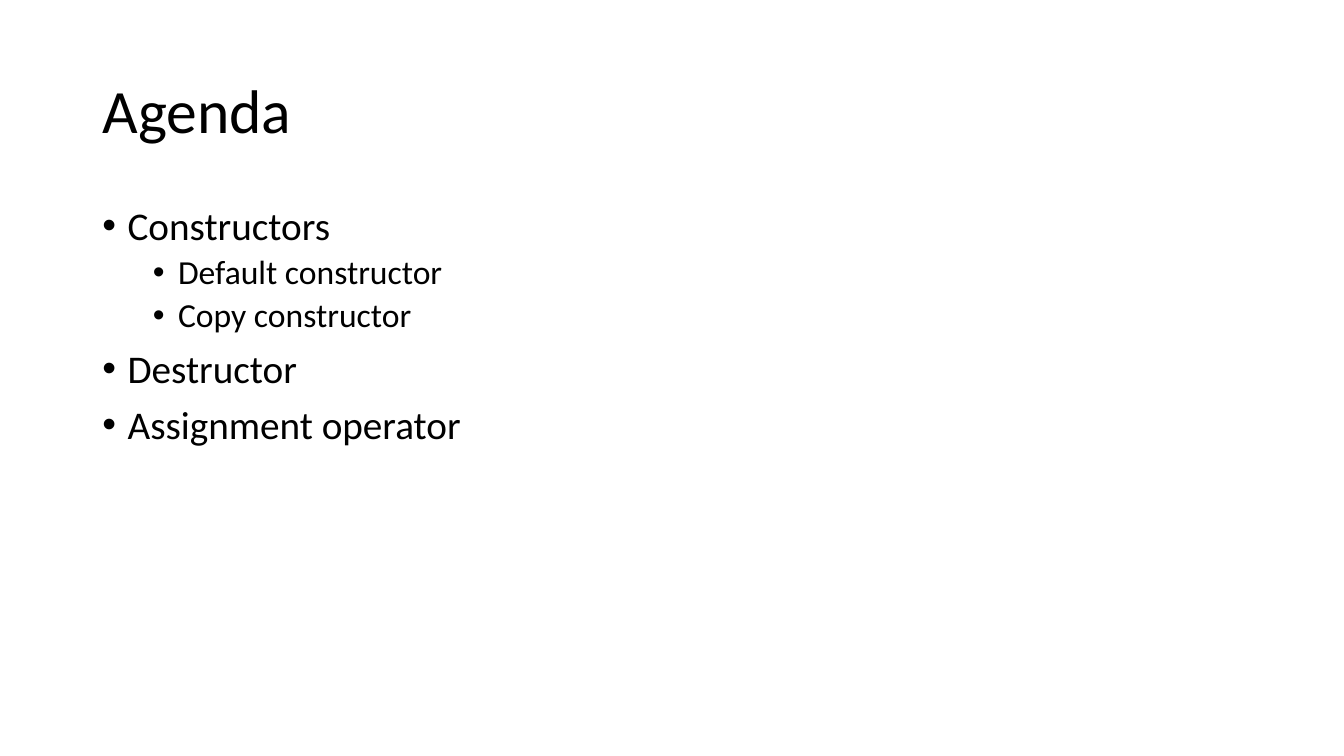
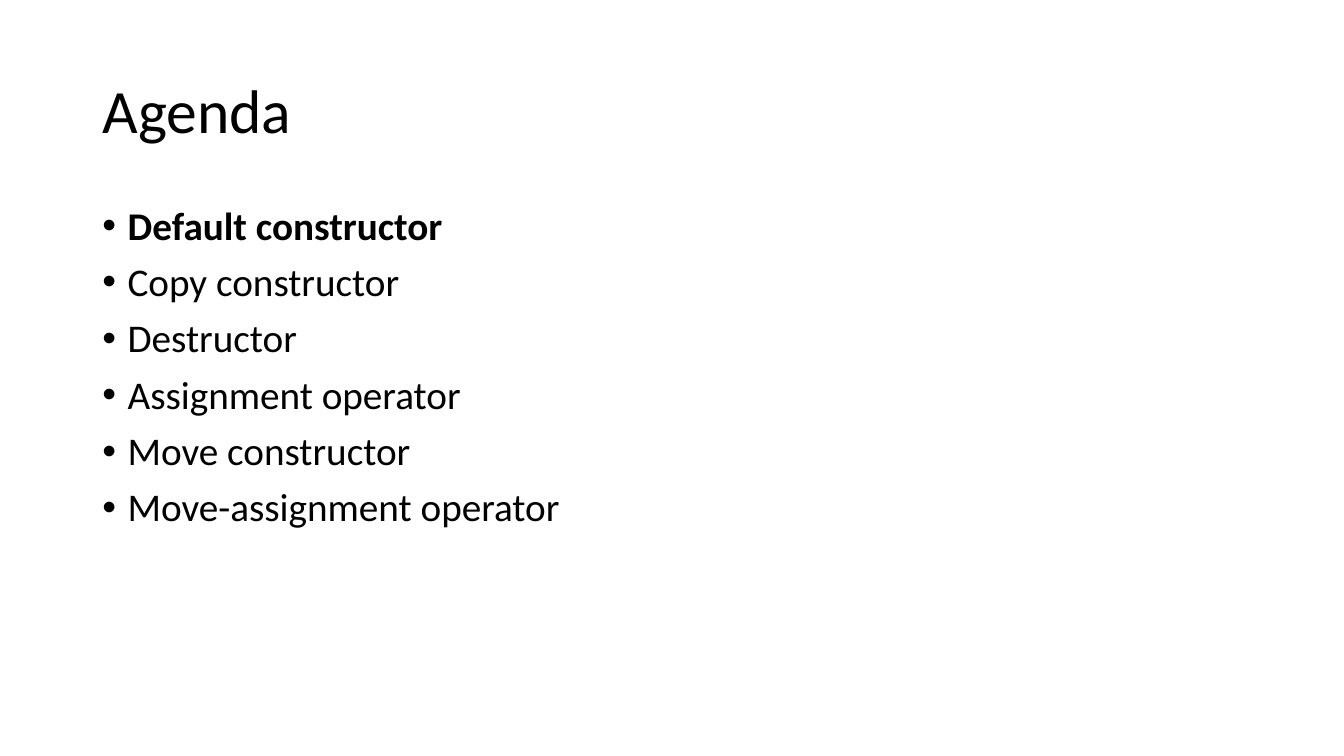
Before and after one commit to winniegy/MyPublic, a slide deck: slide 6 of cppTechniques/C++ Techniques 01.pptx. Drawn at 1344x756 pixels with LibreOffice and Linux fonts; fonts in the diff are those of the drawing. Boxes give left, top, right and bottom in pixels: in the first picture for what was removed or moved away, otherwise in the second. Text is boxed around its words. In the diff, an @@ line names an element or a change of style, - is before the commit and + after.

```diff
--- a/cppTechniques/C++ Techniques 01.pptx
+++ b/cppTechniques/C++ Techniques 01.pptx
@@ text at [128,214,330,241]: paragraph removed @@
-• Constructors
@@ text at [128,212,442,303]: size 24 to 28 pt in "Default constructor", "Copy constructor"; bold on in "Default constructor"; list level 2 to 1 in "Default constructor"; list level 2 to 1 in "Copy constructor" @@
@@ text at [128,440,560,528]: paragraphs added @@
+• Move constructor
+• Move-assignment operator
```
Also in this commit, not shown: 2 other slides changed, 28 slides added, 21 other files.
